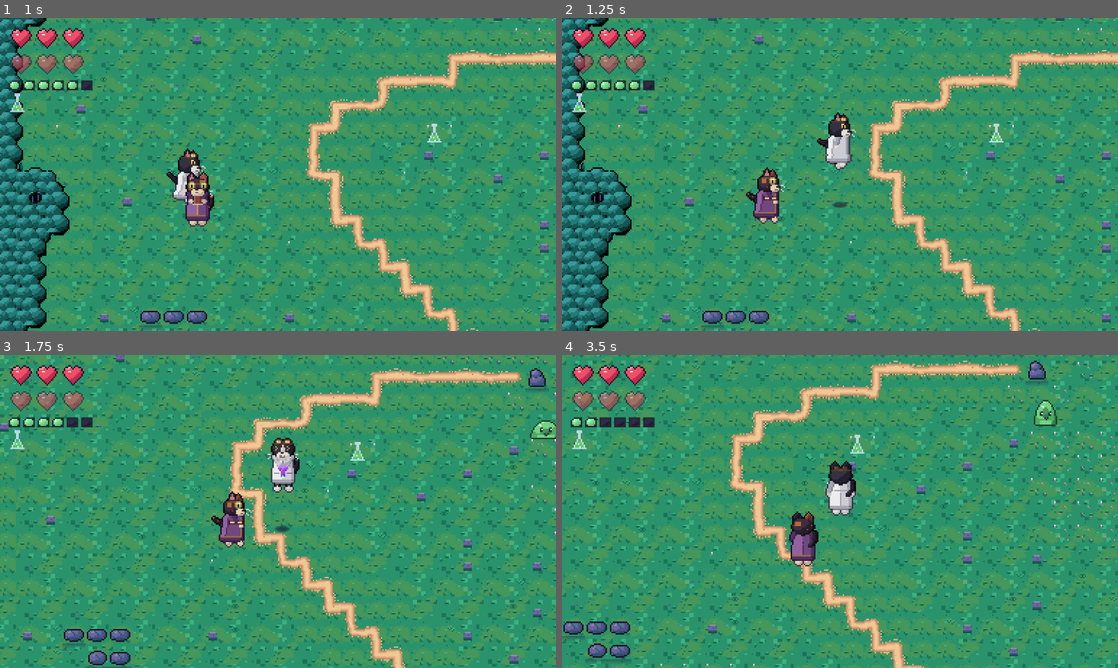
Above: before the commit, frames 1-4 (two rows, left to right).
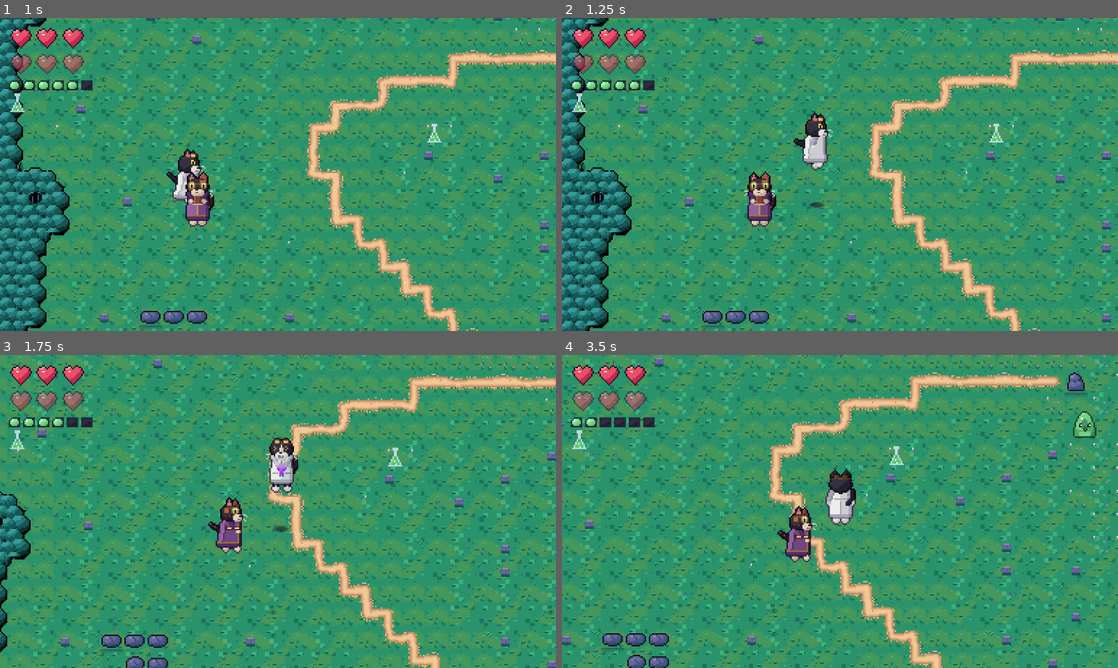
Above: after the commit, the same moments.

Repository: tcober/ProfessorPoopyPawsGodot
Game: Godot game, scene res://scene/meadow.tscn
Two runs of this game, one before a commit and one after it. Both use one fixed random seed, a clock stepped at 60 frames per second and the inputs below. This scene is started directly instead of the project's main scene.
Inputs:
- Up to frame 1 (1 s): hold D (move_right) from 0.53 s (still down); tap J (attack) at 0.6 s; tap K (jump) at 0.77, 0.8 s
- Up to frame 2 (1.25 s): keep holding D (move_right); tap K (jump) at 1.07 s
- Up to frame 3 (1.75 s): release D (move_right) at 1.28 s; hold S (move_down) from 1.28 s (still down); tap K (jump) at 1.35, 1.52 s; tap J (attack) at 1.55 s
- Up to frame 4 (3.5 s): tap K (jump) at 1.82, 2.3, 3.02, 3.32 s; release S (move_down) at 2.03 s; hold D (move_right) 2.03-2.78 s; tap J (attack) at 2.1, 3.05 s; hold W (move_up) from 2.78 s (still down); tap L (dart) at 2.85 s

Frame 1 is identical in both runs. In frame 2, 2.3% of the frame differs, in the area x 32-53%, y 30-67%; in frame 3, 53%; in frame 4, 58%, in the area x 0-100%, y 0-100%.

Commit message:
Enhance AI behavior and controls: update gamepad bindings, refine combat logic, and improve leader transition handling

Diff:
--- a/entities/fuji/fuji_brain.gd
+++ b/entities/fuji/fuji_brain.gd
@@ -11,7 +11,9 @@
 	var to_target := target.global_position - member.global_position
 	if to_target.length() > swing_range:
 		intent.move = to_target.normalized()
-	elif _cool <= 0.0:
+	elif _cool <= 0.0 and not member.is_airborne():
+		# The body drops attack edges mid-hop (only reachable right after a
+		# mid-hop leader swap) — don't spend the cooldown on one.
 		intent.face = to_target
 		intent.attack = true
 		_cool = attack_cooldown
--- a/entities/party/party_member.gd
+++ b/entities/party/party_member.gd
@@ -90,6 +90,10 @@
 	move_and_slide()
 
 
+func is_airborne() -> bool:
+	return _airborne
+
+
 func _gather_intent() -> void:
 	intent.clear()
 	if is_leader:
@@ -109,8 +113,10 @@
 func _process_move() -> void:
 	if _airborne:
 		# Launch momentum plus a bit of mid-air steering with the held direction.
+		# Clamped to the leap speed: steering turns or brakes the arc, but
+		# holding the jump direction can't stack past jump_speed into a glide.
 		var steer := intent.move.normalized() * air_steer if intent.move != Vector2.ZERO else Vector2.ZERO
-		velocity = _jump_dir * jump_speed + steer
+		velocity = (_jump_dir * jump_speed + steer).limit_length(jump_speed)
 	else:
 		if intent.move != Vector2.ZERO:
 			velocity = intent.move.limit_length(MOVE_CLAMP) * speed
--- a/entities/player/basil_brain.gd
+++ b/entities/player/basil_brain.gd
@@ -31,7 +31,14 @@
 	var dist := d.length()
 	if dist < min_range:
 		intent.move = -aim
-	elif dist <= fire_range and _cool <= 0.0:
+	elif dist > fire_range:
+		# The latch holds targets past gun range (recoil skids out there) —
+		# walk the cardinal back in.
+		intent.move = aim
+	# Firing is independent of the retreat: cornered against a wall he shoots
+	# the pinning slime instead of grinding into the bricks forever (the bolt
+	# spawns 16px out, so point-blank still connects).
+	if dist <= fire_range and _cool <= 0.0:
 		intent.face = aim
 		intent.attack = true
 		_cool = attack_cooldown
--- a/project.godot
+++ b/project.godot
@@ -34,57 +34,73 @@
 "deadzone": 0.2,
 "events": [Object(InputEventKey,"resource_local_to_scene":false,"resource_name":"","device":-1,"window_id":0,"alt_press …(192 unchanged characters)…
 , Object(InputEventKey,"resource_local_to_scene":false,"resource_name":"","device":-1,"window_id":0,"alt_pressed":false …(186 unchanged characters)…
+, Object(InputEventJoypadMotion,"resource_local_to_scene":false,"resource_name":"","device":-1,"axis":1,"axis_value":-1.0,"script":null)
+, Object(InputEventJoypadButton,"resource_local_to_scene":false,"resource_name":"","device":-1,"button_index":11,"pressure":0.0,"pressed":true,"script":null)
 ]
 }
 move_down={
 "deadzone": 0.2,
 "events": [Object(InputEventKey,"resource_local_to_scene":false,"resource_name":"","device":-1,"window_id":0,"alt_press …(192 unchanged characters)…
 , Object(InputEventKey,"resource_local_to_scene":false,"resource_name":"","device":-1,"window_id":0,"alt_pressed":false …(186 unchanged characters)…
+, Object(InputEventJoypadMotion,"resource_local_to_scene":false,"resource_name":"","device":-1,"axis":1,"axis_value":1.0,"script":null)
+, Object(InputEventJoypadButton,"resource_local_to_scene":false,"resource_name":"","device":-1,"button_index":12,"pressure":0.0,"pressed":true,"script":null)
 ]
 }
 move_left={
 "deadzone": 0.2,
 "events": [Object(InputEventKey,"resource_local_to_scene":false,"resource_name":"","device":-1,"window_id":0,"alt_press …(191 unchanged characters)…
 , Object(InputEventKey,"resource_local_to_scene":false,"resource_name":"","device":-1,"window_id":0,"alt_pressed":false …(186 unchanged characters)…
+, Object(InputEventJoypadMotion,"resource_local_to_scene":false,"resource_name":"","device":-1,"axis":0,"axis_value":-1.0,"script":null)
+, Object(InputEventJoypadButton,"resource_local_to_scene":false,"resource_name":"","device":-1,"button_index":13,"pressure":0.0,"pressed":true,"script":null)
 ]
 }
 move_right={
 "deadzone": 0.2,
 "events": [Object(InputEventKey,"resource_local_to_scene":false,"resource_name":"","device":-1,"window_id":0,"alt_press …(192 unchanged characters)…
 , Object(InputEventKey,"resource_local_to_scene":false,"resource_name":"","device":-1,"window_id":0,"alt_pressed":false …(186 unchanged characters)…
+, Object(InputEventJoypadMotion,"resource_local_to_scene":false,"resource_name":"","device":-1,"axis":0,"axis_value":1.0,"script":null)
+, Object(InputEventJoypadButton,"resource_local_to_scene":false,"resource_name":"","device":-1,"button_index":14,"pressure":0.0,"pressed":true,"script":null)
 ]
 }
 attack={
 "deadzone": 0.2,
 "events": [Object(InputEventKey,"resource_local_to_scene":false,"resource_name":"","device":-1,"window_id":0,"alt_press …(192 unchanged characters)…
 , Object(InputEventKey,"resource_local_to_scene":false,"resource_name":"","device":-1,"window_id":0,"alt_pressed":false …(182 unchanged characters)…
+, Object(InputEventJoypadButton,"resource_local_to_scene":false,"resource_name":"","device":-1,"button_index":2,"pressure":0.0,"pressed":true,"script":null)
+, Object(InputEventJoypadMotion,"resource_local_to_scene":false,"resource_name":"","device":-1,"axis":5,"axis_value":1.0,"script":null)
 ]
 }
 jump={
 "deadzone": 0.2,
 "events": [Object(InputEventKey,"resource_local_to_scene":false,"resource_name":"","device":-1,"window_id":0,"alt_press …(192 unchanged characters)…
 , Object(InputEventKey,"resource_local_to_scene":false,"resource_name":"","device":-1,"window_id":0,"alt_pressed":false …(186 unchanged characters)…
+, Object(InputEventJoypadButton,"resource_local_to_scene":false,"resource_name":"","device":-1,"button_index":0,"pressure":0.0,"pressed":true,"script":null)
 ]
 }
 reload={
 "deadzone": 0.2,
 "events": [Object(InputEventKey,"resource_local_to_scene":false,"resource_name":"","device":-1,"window_id":0,"alt_press …(192 unchanged characters)…
+, Object(InputEventJoypadMotion,"resource_local_to_scene":false,"resource_name":"","device":-1,"axis":4,"axis_value":1.0,"script":null)
 ]
 }
 dart={
 "deadzone": 0.2,
 "events": [Object(InputEventKey,"resource_local_to_scene":false,"resource_name":"","device":-1,"window_id":0,"alt_press …(192 unchanged characters)…
+, Object(InputEventJoypadMotion,"resource_local_to_scene":false,"resource_name":"","device":-1,"axis":4,"axis_value":1.0,"script":null)
 ]
 }
 interact={
 "deadzone": 0.2,
 "events": [Object(InputEventKey,"resource_local_to_scene":false,"resource_name":"","device":-1,"window_id":0,"alt_press …(192 unchanged characters)…
+, Object(InputEventJoypadButton,"resource_local_to_scene":false,"resource_name":"","device":-1,"button_index":1,"pressure":0.0,"pressed":true,"script":null)
 ]
 }
 swap_member={
 "deadzone": 0.2,
 "events": [Object(InputEventKey,"resource_local_to_scene":false,"resource_name":"","device":-1,"window_id":0,"alt_press …(192 unchanged characters)…
 , Object(InputEventKey,"resource_local_to_scene":false,"resource_name":"","device":-1,"window_id":0,"alt_pressed":false …(186 unchanged characters)…
+, Object(InputEventJoypadButton,"resource_local_to_scene":false,"resource_name":"","device":-1,"button_index":3,"pressure":0.0,"pressed":true,"script":null)
+, Object(InputEventJoypadButton,"resource_local_to_scene":false,"resource_name":"","device":-1,"button_index":9,"pressure":0.0,"pressed":true,"script":null)
 ]
 }
 
--- a/scene/party.gd
+++ b/scene/party.gd
@@ -97,6 +97,10 @@
 			m.add_to_group("player")
 		elif m.is_in_group("player"):
 			m.remove_from_group("player")
+		if m.brain is AIBrain:
+			# Moods are about the OLD leader — a demoted member must not
+			# resume a stale RETURN/ENGAGE from before its stint in the lead.
+			(m.brain as AIBrain).reset()
 		var cam := m.get_node("Camera2D") as Camera2D
 		cam.enabled = leads
 		if leads:
Not shown, changed: CLAUDE.md
Not shown, changed: docs/DESIGN.md
